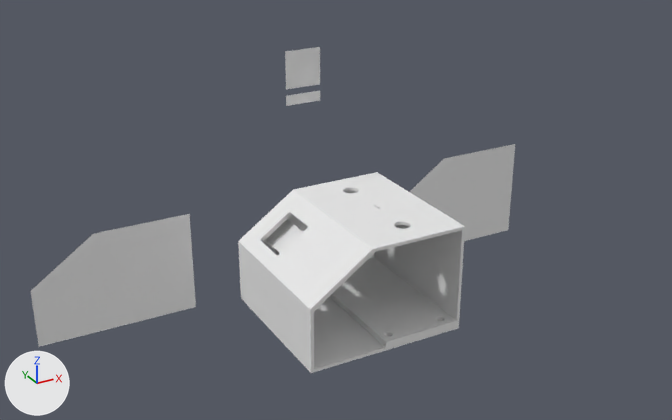
The OBJ model 3D Models/IoTSwitch.obj as it was, and as the next commit left it.
The view is the same before and after, from a 50 mm lens placed at (-152.0, -253.0, 150.0), pointed at (-20.0, -14.0, 31.0). The axes (+X, +Y, +Z) are drawn at lower left. The lights are the same throughout. Where no turn or scale is listed for an object, it has been applied to the vertices.

The scene before the commit, as lines of its bpy script (objects in view):
```python
mat_c_0 = principled_material('c_0')
mat_c_0.base_color = (0.8, 0.8, 0.8)  # white #e7e7e7
mat_c_0.roughness = 1.0
mat_c_1 = principled_material('c_1')
mat_c_1.base_color = (0.8, 0.8, 0.8)  # white #e7e7e7
mat_c_1.roughness = 1.0
me_iotswitch_povrch = bpy.data.meshes.new('IoTSwitch\\Povrch')
me_iotswitch_povrch.from_pydata(...)  # 79 vertices, 121 faces; spans x -114.0..63.0, y 0.0, z -1.0..80.0
me_iotswitch_povrch.materials.append(mat_c_0)  # white #e7e7e7
me_iotswitch_povrch__2 = bpy.data.meshes.new('IoTSwitch\\Povrch (2)')
me_iotswitch_povrch__2.from_pydata(...)  # 120 vertices, 119 faces; spans x -2.45..0.2, y -4.92..-2.28, z 2.0
me_iotswitch_povrch__2.materials.append(mat_c_0)  # white #e7e7e7
me_iotswitch_těleso = bpy.data.meshes.new('IoTSwitch\\Těleso')
me_iotswitch_těleso.from_pydata(...)  # 676 vertices, 1372 faces; spans x -48.2..3.8, y -50.5..0.0, z -1.0..34.0
me_iotswitch_těleso.materials.append(mat_c_1)  # white #e7e7e7
ob_iotswitch_povrch = bpy.data.objects.new('IoTSwitch\\Povrch', me_iotswitch_povrch)
ob_iotswitch_povrch.location = (0.0, 0.0, 0.0)
ob_iotswitch_povrch__2 = bpy.data.objects.new('IoTSwitch\\Povrch (2)', me_iotswitch_povrch__2)
ob_iotswitch_povrch__2.location = (0.0, 0.0, 0.0)
ob_iotswitch_těleso = bpy.data.objects.new('IoTSwitch\\Těleso', me_iotswitch_těleso)
ob_iotswitch_těleso.location = (0.0, 0.0, 0.0)
```
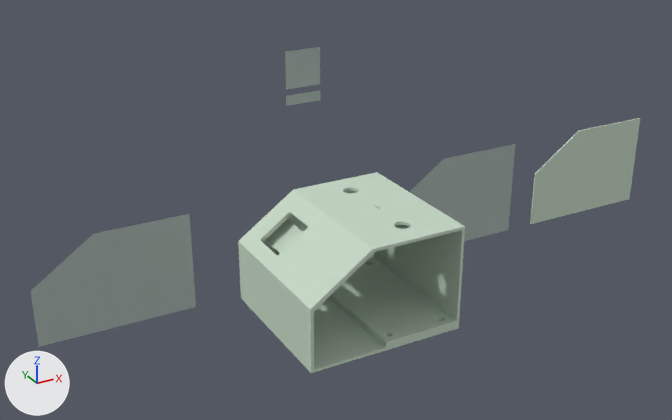
Changed parts and their boxes [x1, y1, x2, y2] in the pictures (672 x 420 px):
'IoTSwitch\\Těleso', recoloured: [238, 172, 465, 373] in both
'IoTSwitch\\Povrch', surface changed: [31, 47, 515, 347] in both
'IoTSwitch\\Těleso (2)', added: after [530, 118, 640, 224]
'IoTSwitch\\Povrch (2)', surface changed: [365, 262, 373, 265] in both

The change in detail:
In material 'c_0' (mat_c_0), alpha goes from 1.0 to 0.5.
Material 'c_1' (mat_c_1) changes colour from white #e7e7e7 to light grey #c5d8c5; in linear values from (0.8, 0.8, 0.8) to (0.561, 0.686, 0.561).
Mesh me_iotswitch_těleso__2 is new.
It has 24 vertices, 44 faces and spans x 74.3..126.3, y 0.0..1.5, z -1.0..34.0.
It uses material mat_c_1 (light grey #c5d8c5).
Object 'IoTSwitch\\Těleso (2)' (ob_iotswitch_těleso__2) is new; it shows me_iotswitch_těleso__2.
Its location is (0.0, 0.0, 0.0).
